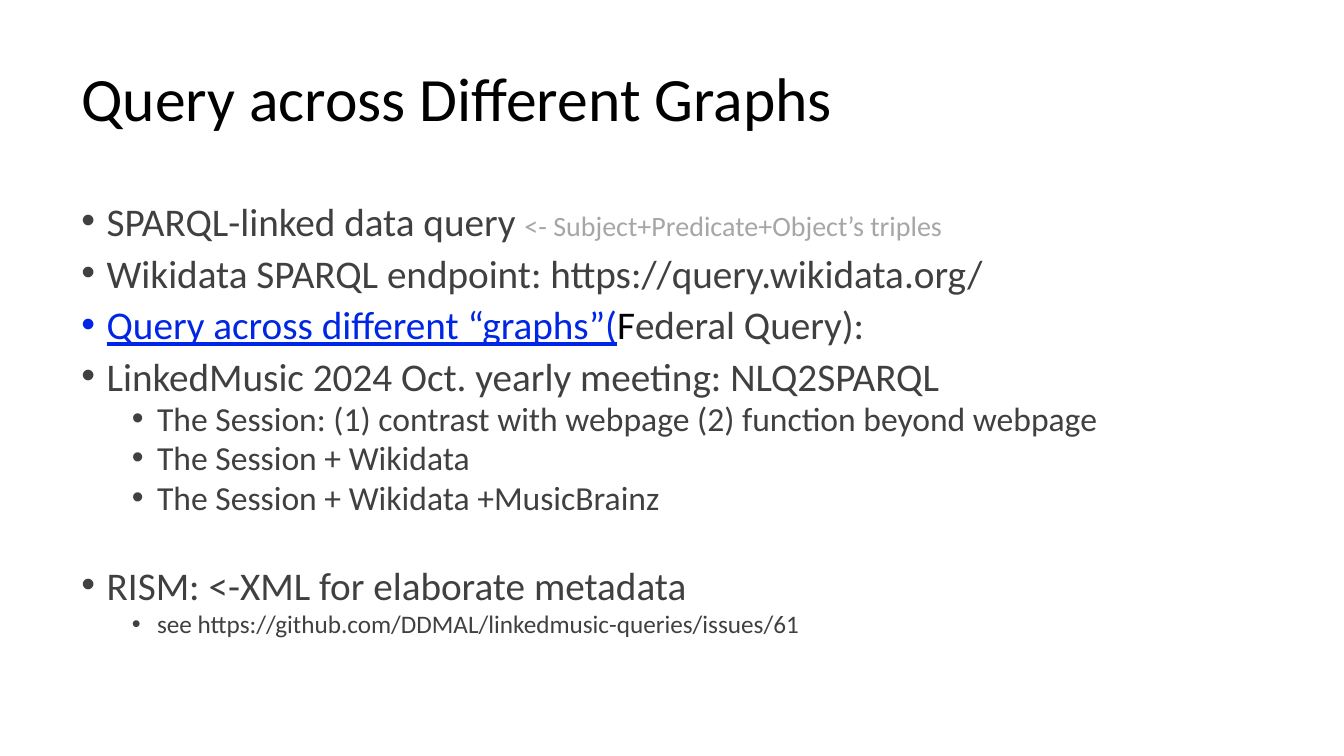
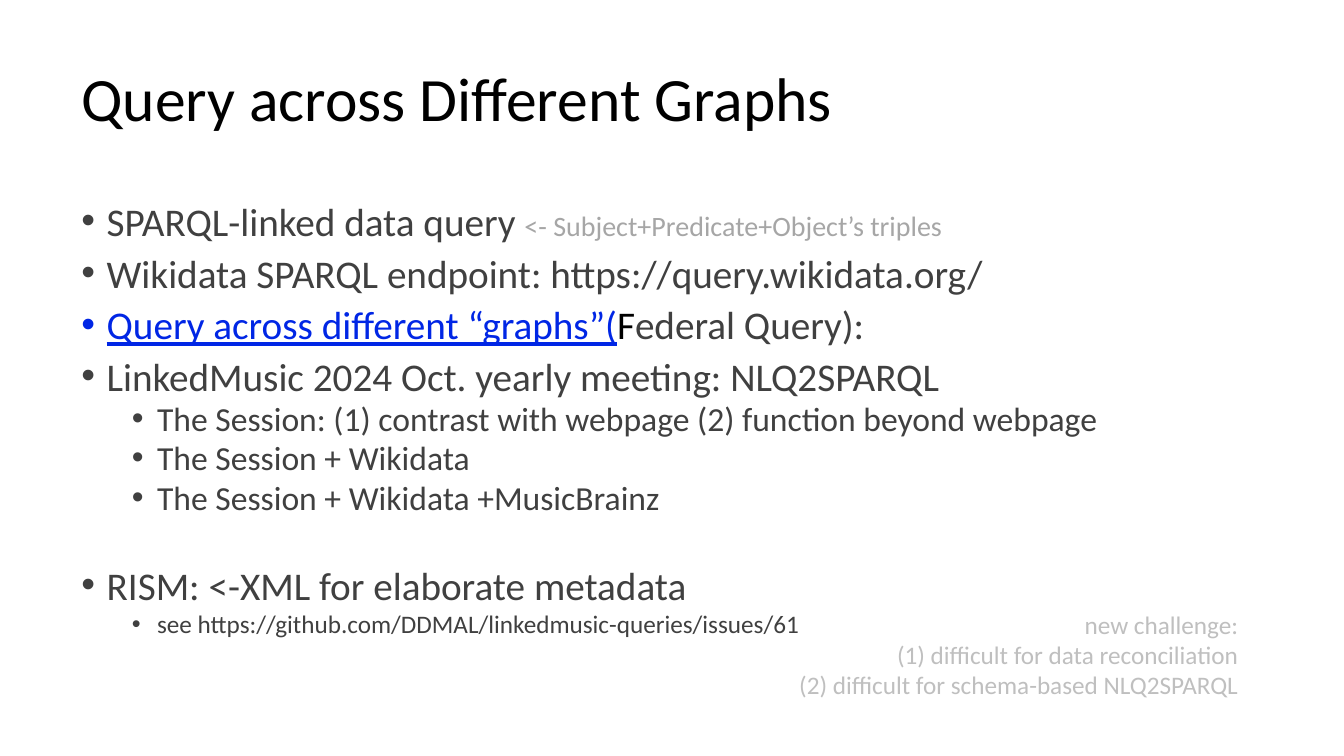
Before and after one commit to DDMAL/linkedmusic-queries, a slide deck: slide 2 of handOver_generalReviewOf_LinkedMusicQueries2024-2025.pptx. Drawn at 1344x756 pixels with LibreOffice and Linux fonts; fonts in the diff are those of the drawing. Boxes give left, top, right and bottom in pixels: in the first picture for what was removed or moved away, otherwise in the second. Text is boxed around its words. In the diff, an @@ line names an element or a change of style, - is before the commit and + after.

```diff
--- a/handOver_generalReviewOf_LinkedMusicQueries2024-2025.pptx
+++ b/handOver_generalReviewOf_LinkedMusicQueries2024-2025.pptx
@@ text added at <box>799,617,1238,697</box>, 18 pt, text #BFBFBF @@
+new challenge:
+(1) difficult for data reconciliation
+(2) difficult for schema-based NLQ2SPARQL
```
Also in this commit, not shown: 9 other slides changed, 3 slides added.
